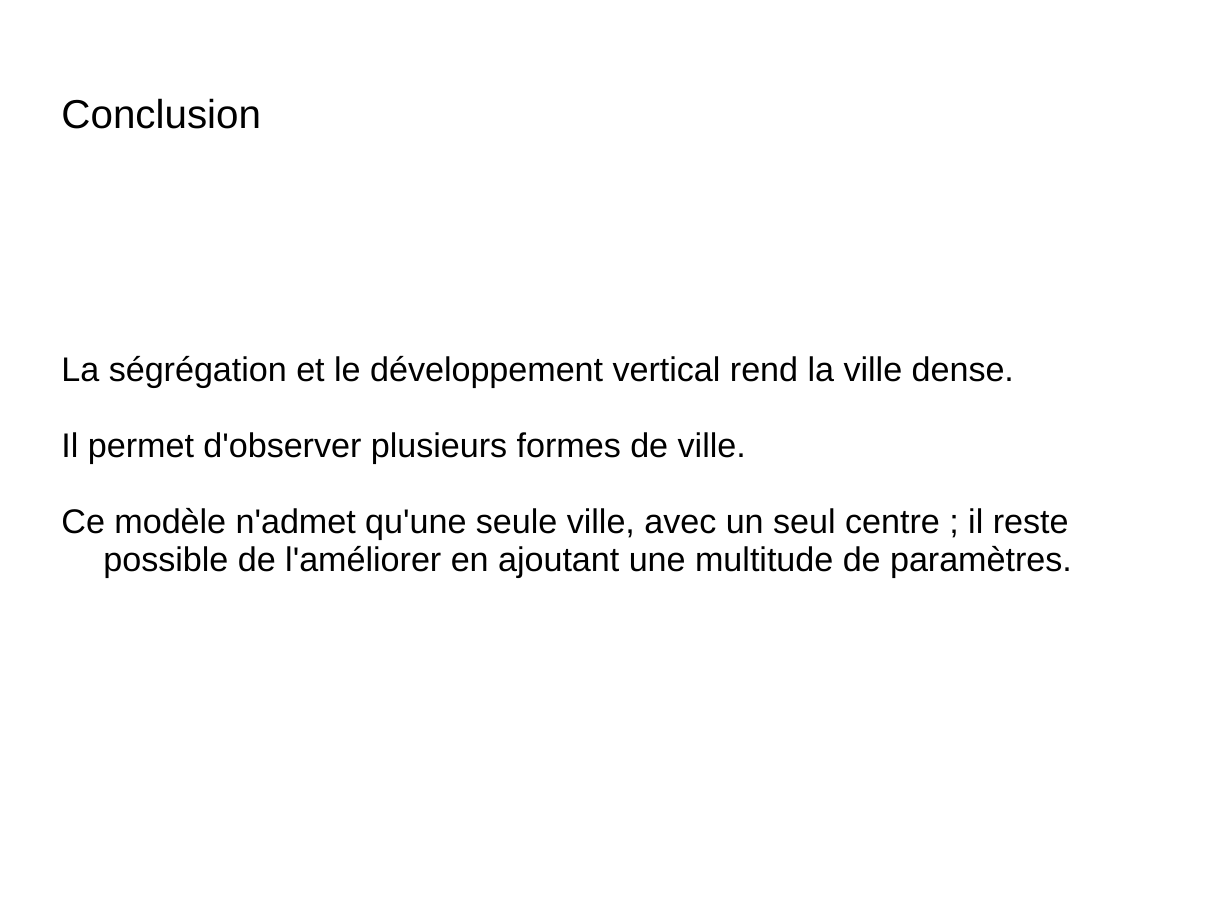
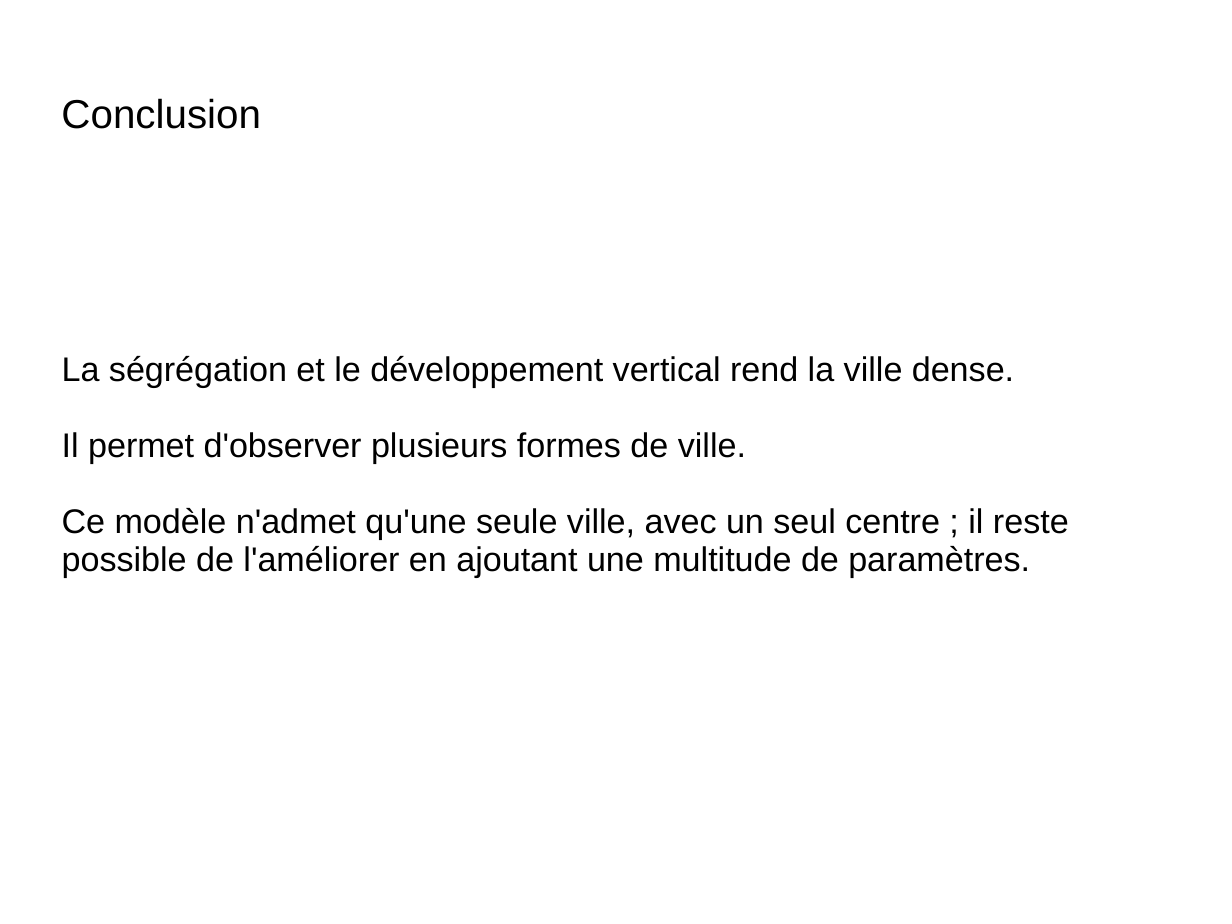
Before and after one commit to EPFL-AgentBased-2014/Groupe6, a slide deck: slide 13 of Présentation.ppt. Drawn at 1232x924 pixels with LibreOffice and Linux fonts; fonts in the diff are those of the drawing. Boxes give left, top, right and bottom in pixels: in the first picture for what was removed or moved away, otherwise in the second. Text is boxed around its words. In the diff, an @@ line names an element or a change of style, - is before the commit and + after.

Commit message:
Présentation

```diff
--- a/Présentation.ppt
+++ b/Présentation.ppt
@@ subtitle at <box>62,508,1069,578</box>: text changed @@
-Ce modèle n'admet qu'une seule ville, avec un seul centre ; il reste possible de l'améliorer en ajoutant une multitude de paramètres.
+Ce modèle n'admet qu'une seule ville, avec un seul centre ; il reste
+possible de l'améliorer en ajoutant une multitude de paramètres.
```
Also in this commit, not shown: 4 other slides changed, 1 other file.
